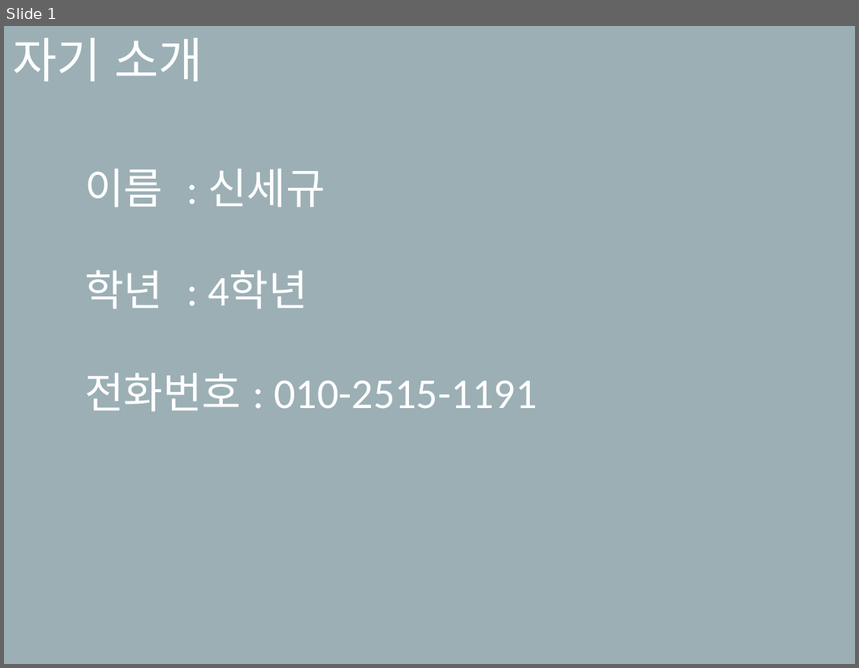
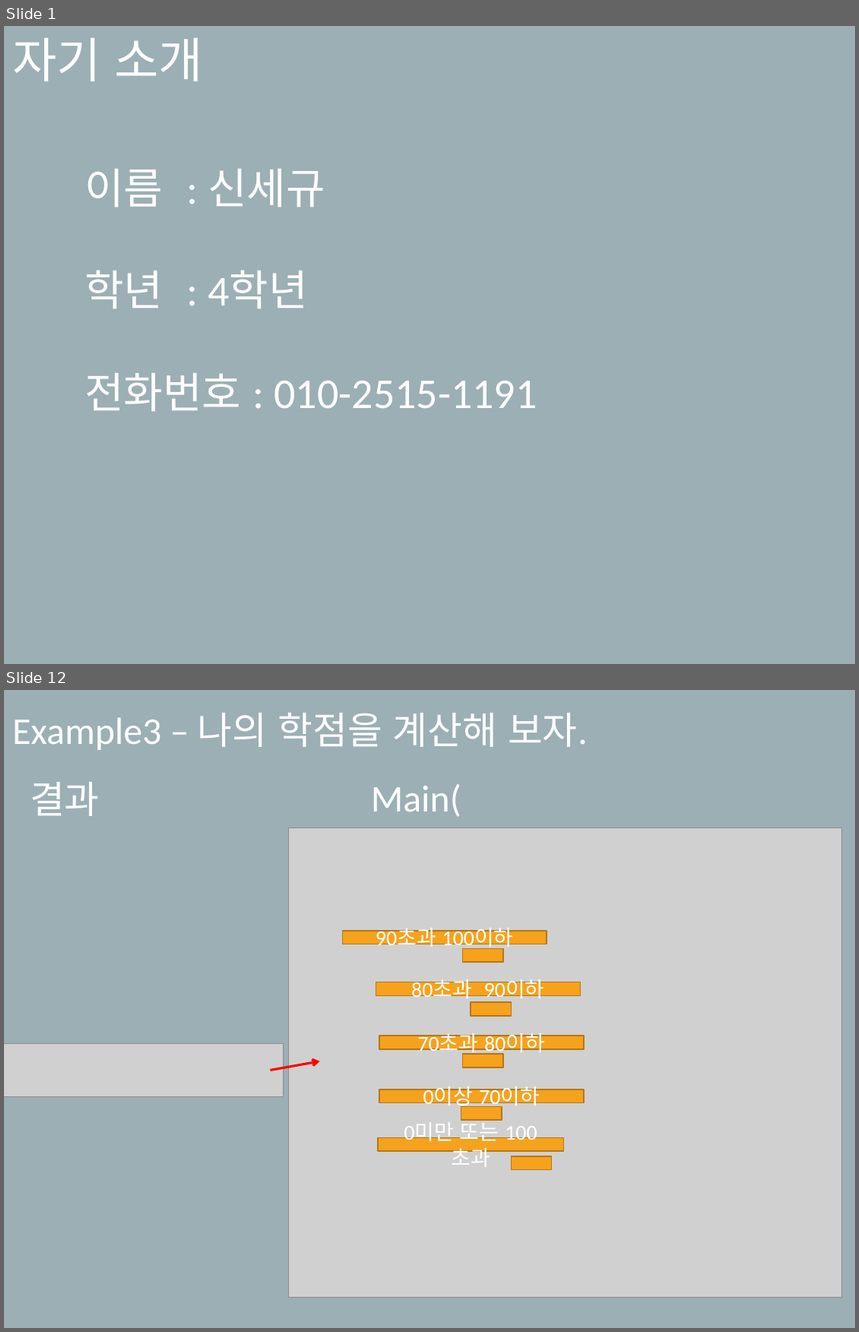
Before and after one commit to SekyuShin/Mentoring, a slide deck: 2019_Mentoring/2_weeks/멘토링_2주차.pptx. Shown one above the other, each under a label of ours: slide 1 before the commit, slides 1 and 12 after it; the slides between them are not shown. The pictures are 859x668 and 859x1332 pixels, drawn with LibreOffice and Linux fonts; fonts in the diff are those of the drawing; grey boxes stand for pictures. Boxes give left, top, right and bottom in pixels: in the first picture for what was removed or moved away, otherwise in the second. Text is boxed around its words. In the diff, an @@ line names an element or a change of style, - is before the commit and + after.

```diff
--- a/2019_Mentoring/2_weeks/멘토링_2주차.pptx
+++ b/2019_Mentoring/2_weeks/멘토링_2주차.pptx
@@ slide 12 added at [4, 690, 855, 1328], background #9BAFB5 @@
@@ subtitle added at [12, 713, 588, 750], 32 pt, text #FFFFFF @@
+Example3 – 나의 학점을 계산해 보자.
@@ text added at [30, 782, 100, 816], 32 pt, text #FFFFFF @@
+결과
@@ text added at [371, 784, 462, 817], 32 pt, text #FFFFFF @@
+Main()
@@ picture added at [289, 828, 842, 1297] @@
@@ rectangle added at [343, 931, 547, 945], fill #F6A21D, outline #B67815 1 pt, 18 pt, text #FFFFFF @@
+90초과 100이하
@@ rectangle added at [463, 948, 503, 962], fill #F6A21D, outline #B67815 1 pt @@
@@ rectangle added at [376, 983, 580, 996], fill #F6A21D, outline #B67815 1 pt, 18 pt, text #FFFFFF @@
+80초과 90이하
@@ rectangle added at [471, 1002, 512, 1016], fill #F6A21D, outline #B67815 1 pt @@
@@ picture added at [4, 1043, 284, 1097] @@
@@ rectangle added at [379, 1036, 584, 1049], fill #F6A21D, outline #B67815 1 pt, 18 pt, text #FFFFFF @@
+70초과 80이하
@@ rectangle added at [463, 1054, 503, 1068], fill #F6A21D, outline #B67815 1 pt @@
@@ arrow added from (271, 1071) to (320, 1061), #FF0000 2 pt @@
@@ rectangle added at [379, 1089, 584, 1103], fill #F6A21D, outline #B67815 1 pt, 18 pt, text #FFFFFF @@
+0이상 70이하
@@ rectangle added at [461, 1107, 502, 1121], fill #F6A21D, outline #B67815 1 pt @@
@@ rectangle added at [378, 1138, 563, 1151], fill #F6A21D, outline #B67815 1 pt, 18 pt, text #FFFFFF @@
+0미만 또는 100 초과
@@ rectangle added at [512, 1157, 552, 1170], fill #F6A21D, outline #B67815 1 pt @@
```
Also in this commit, not shown: 4 slides changed, 9 other slides added, 3 slides removed, 12 other files.
